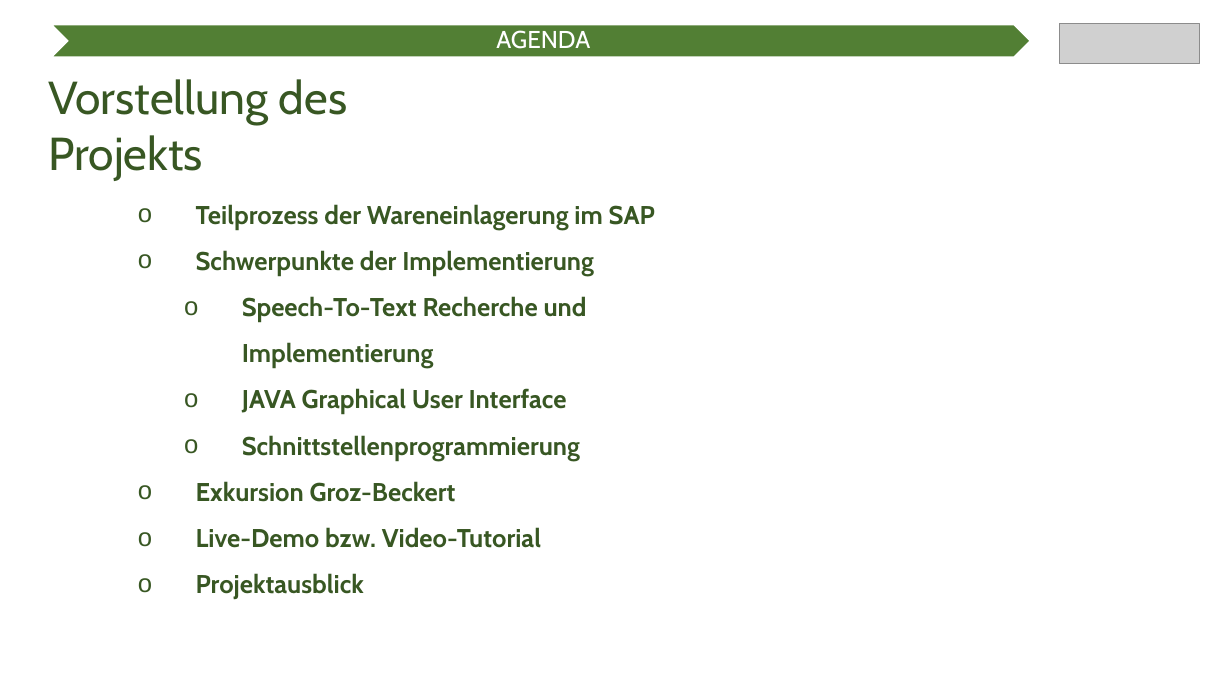
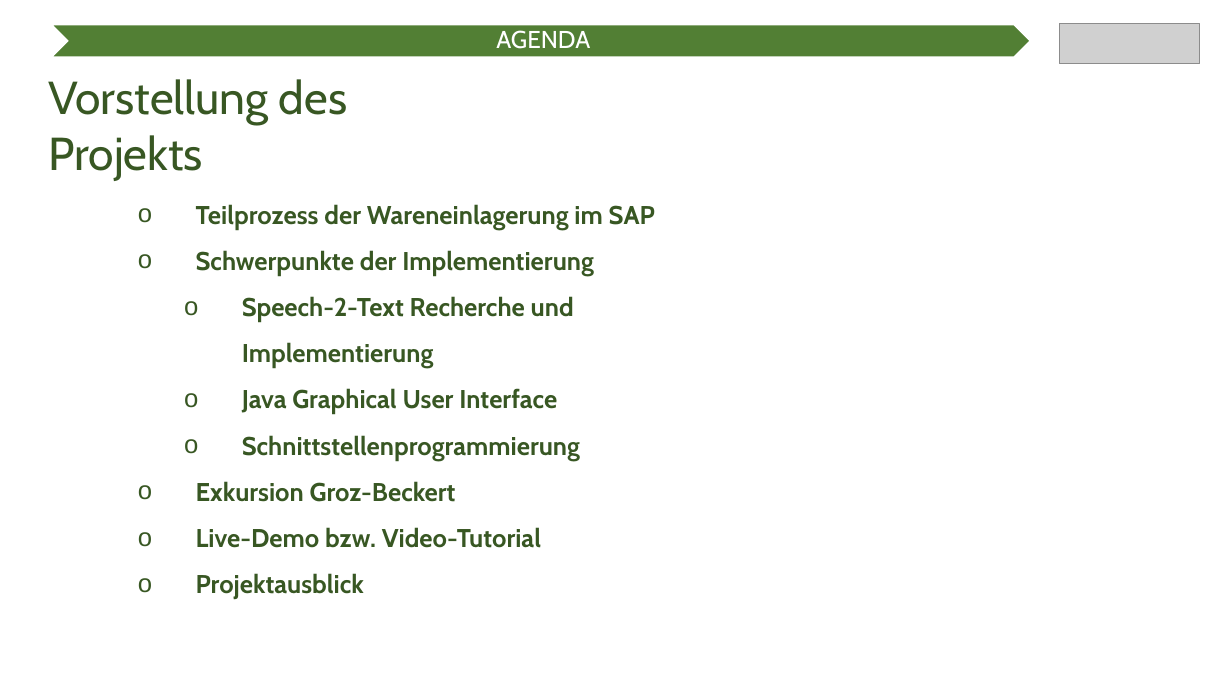
Before and after one commit to Ratoh/SAPLEXA, a slide deck: slide 2 of CavallaroAngelo/Präsentation Wahlmodulvorstellung/SAPlexa Präsentation.pptx. Drawn at 1232x693 pixels with LibreOffice and Linux fonts; fonts in the diff are those of the drawing; grey boxes stand for pictures. Boxes give left, top, right and bottom in pixels: in the first picture for what was removed or moved away, otherwise in the second. Text is boxed around its words. In the diff, an @@ line names an element or a change of style, - is before the commit and + after.

```diff
--- a/CavallaroAngelo/Präsentation Wahlmodulvorstellung/SAPlexa Präsentation.pptx
+++ b/CavallaroAngelo/Präsentation Wahlmodulvorstellung/SAPlexa Präsentation.pptx
@@ text at bbox=[242, 296, 574, 414]: text changed @@
-  o Speech-To-Text Recherche und Implementierung
-  o JAVA Graphical User Interface
+  o Speech-2-Text Recherche und Implementierung
+  o Java Graphical User Interface
```
Also in this commit, not shown: 14 other slides changed, 2 slides added, 3 slides removed.
